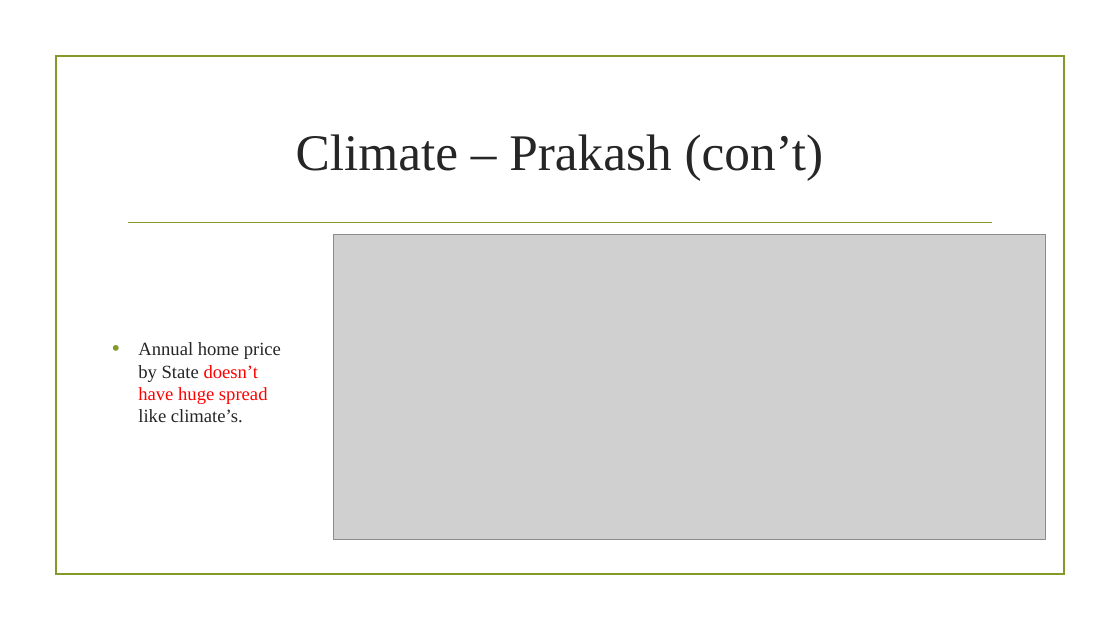
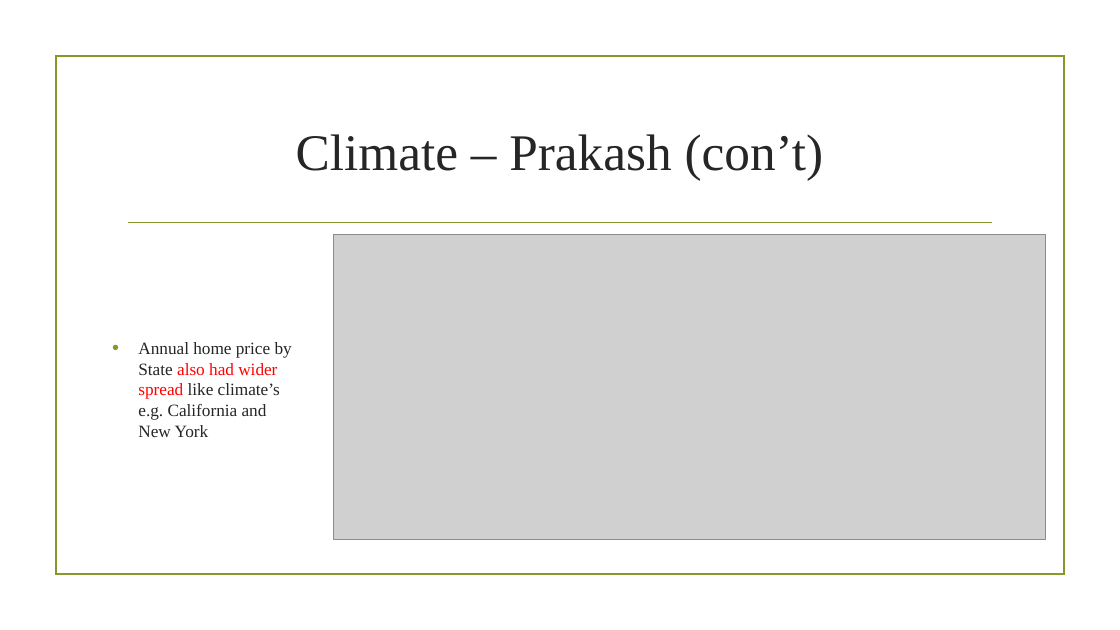
Before and after one commit to prakashbalasubramaniam/The_Incredible_Quad, a slide deck: slide 16 of Working_Presentation.pptx (slide 17 before the commit). Drawn at 1120x630 pixels with LibreOffice and Linux fonts; fonts in the diff are those of the drawing; grey boxes stand for pictures; background and template pictures are left out. Boxes give left, top, right and bottom in pixels: in the first picture for what was removed or moved away, otherwise in the second. Text is boxed around its words. In the diff, an @@ line names an element or a change of style, - is before the commit and + after.

```diff
--- a/Working_Presentation.pptx
+++ b/Working_Presentation.pptx
@@ text at <box>138,342,292,437</box>: text changed; size 16 to 14.8 pt @@
-• Annual home price by State doesn’t have huge spread like climate’s.
+• Annual home price by State also had wider spread like climate’s e.g. California and New York
```
Also in this commit, not shown: 7 other slides changed, 9 slides added, 1 slide removed, 2 other files.
